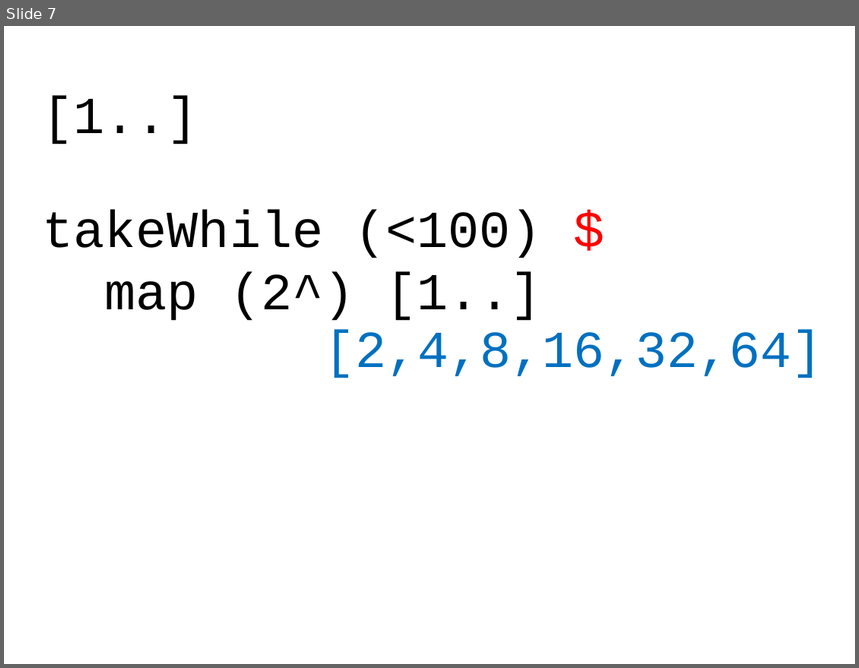
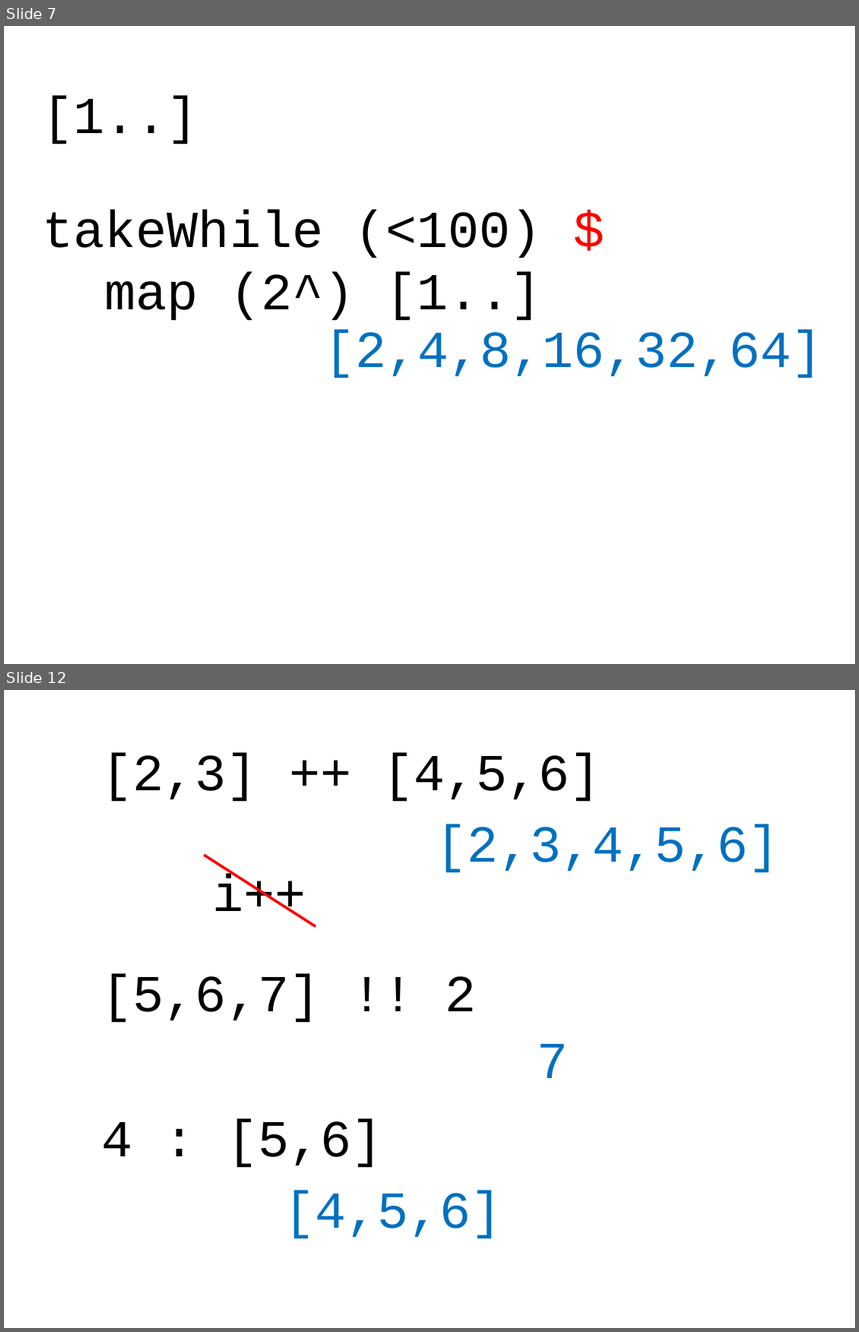
Before and after one commit to dominicprior/beginning-haskell-course, a slide deck: beginning-haskell.pptx. Shown one above the other, each under a label of ours: slide 7 before the commit, slides 7 and 12 after it; the slides between them are not shown. The pictures are 859x668 and 859x1332 pixels, drawn with LibreOffice and Linux fonts; fonts in the diff are those of the drawing. Boxes give left, top, right and bottom in pixels: in the first picture for what was removed or moved away, otherwise in the second. Text is boxed around its words. In the diff, an @@ line names an element or a change of style, - is before the commit and + after.

```diff
--- a/beginning-haskell.pptx
+++ b/beginning-haskell.pptx
@@ slide 12 added at (4, 690, 855, 1328), background #FFFFFF @@
@@ text added at (102, 752, 601, 802), 44 pt, text #000000 @@
+[2,3] ++ [4,5,6]
@@ text added at (436, 825, 780, 873), 44 pt, text #0070C0 @@
+[2,3,4,5,6]
@@ line added from (204, 855) to (316, 926), #FF0000 2.25 pt @@
@@ text added at (212, 873, 306, 922), 44 pt, text #000000 @@
+i++
@@ text added at (102, 973, 476, 1023), 44 pt, text #000000 @@
+[5,6,7] !! 2
@@ text added at (537, 1044, 568, 1078), 44 pt, text #0070C0 @@
+7
@@ text added at (102, 1119, 382, 1168), 44 pt, text #000000 @@
+4 : [5,6]
@@ text added at (284, 1190, 502, 1239), 44 pt, text #0070C0 @@
+[4,5,6]
```
Also in this commit, not shown: 1 slide changed, 7 other slides added.
